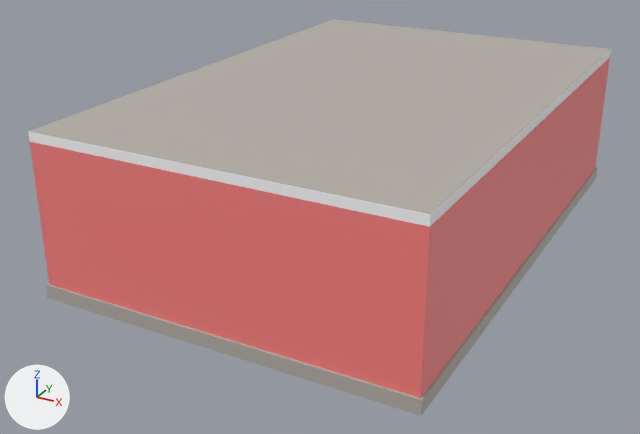
Renders of the FBX model Next-Level Sonics City/Assets/View/Resources/Tiles/ResidentialBuildingTile/Model/Base/SmallFloor.fbx from each side of a commit.
Both versions are drawn from a camera (50 mm lens) standing at (16.6, -34.3, 17.3) and looking at (-1.2, -1.9, 1.1). Arrows for +X, +Y and +Z are at lower left; the lights stay in place. Where no turn or scale is listed for an object, it has been applied to the vertices.

Objects in the first picture: 'SmallFloor'.
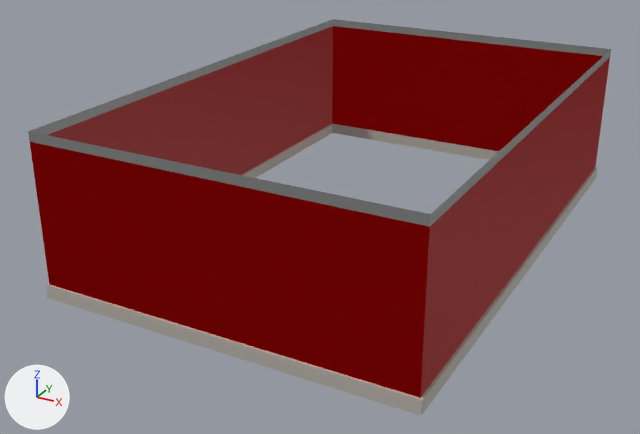
Where the newer file only moved an object's origin or applied its transform, the numbers keep the older frame.

What differs and where, as boxes [x1, y1, x2, y2] in the pictures (640 x 434 px):
```json
{"object": "SmallFloor", "change": "recoloured, reshaped", "before": [28, 19, 611, 416], "after": [28, 19, 611, 416], "on screen": "pink to red"}
{"object": "SmallFloor_LOD1", "change": "added", "after": [242, 124, 499, 178]}
{"part": 1, "of": "me_cube", "change": "deleted", "before": [29, 19, 611, 214]}
```

The change, as JSON lines over the scene's bpy script:
```json
{"op": "set", "path": "mat_housecolor.base_color", "old": "(0.961, 0.227, 0.219)", "new": "(1.0, 0.0, 0.0)", "note": "pink #fb8381 -> red #ff0000"}
{"block": "me_cube", "where": "me_cube.from_pydata(...)  # 20 vertices, 18 faces; spans x -8.1..8.1, y -12.1..12.1, z 0.0..7.0"}
{"block": "me_cube", "where": "# used by ob_smallfloor; location = (0.0, 0.0, 0.0)"}
{"block": "me_cube", "where": "# verts and faces of me_cube; kept vertices keep their numbers, new ones are numbered from 20"}
{"block": "me_cube", "where": "# before: 0 (8.0, 12.0, 7.0) at pixel (611, 49), 1 (8.1, 12.1, 0.0) at pixel (596, 177), 2 (8.0, -12.0, 7.0) at pixel (430, 214), 3 (8.1, -12.1, 0.0) at pixel (421, 415), 4 (-8.0, 12.0, 7.0) at pixel (332, 19)"}
{"block": "me_cube", "where": "# before: 5 (-8.1, 12.1, 0.0), 6 (-8.0, -12.0, 7.0) at pixel (28, 131), 7 (-8.1, -12.1, 0.0) at pixel (47, 297)"}
{"block": "me_cube", "change": "me_cube part 1"}
{"op": "add", "block": "me_cube", "code": "delete_faces([(0, 4, 6, 2), (1, 3, 7, 5)])"}
{"op": "add", "block": "me_cube_067", "code": ["me_cube_067 = bpy.data.meshes.new('Cube.067')", "me_cube_067.from_pydata([(8.0, 12.0, 7.0), (-8.0, -12.0, 0.0), (8.0, -12.0, 7.0), (8.0, 12.0, 0.0), (-8.0, 12.0, 7.0), (8.0, -12.0, 0.0), (-8.0, -12.0, 7.0), (-8.0, 12.0, 0.0), (-8.0, 12.0, 0.6), (8.0, -12.0, 0.6), (8.0, 12.0, 0.6), (-8.0, -12.0, 0.6), (-8.0, -12.0, 6.6), (8.0, 12.0, 6.6), (8.0, -12.0, 6.6), (-8.0, 12.0, 6.6)], [], [(14, 2, 6, 12), (12, 6, 4, 15), (13, 0, 2, 14), (15, 4, 0, 13), (8, 15, 13, 10), (10, 13, 14, 9), (11, 12, 15, 8), (9, 14, 12, 11), (8, 7, 1, 11), (5, 9, 11, 1), (5, 3, 10, 9), (7, 8, 10, 3)])", "for i in [*range(4, 8)]: me_cube_067.polygons[i].material_index = 1", "for i in [*range(0, 4)]: me_cube_067.polygons[i].material_index = 2", "me_cube_067.materials.append(mat_housebottom)  # grey #b7b1a8", "me_cube_067.materials.append(mat_housecolor)  # red #ff0000", "me_cube_067.materials.append(mat_woodpillar)  # white #ffffff"]}
{"op": "add", "block": "ob_smallfloor_lod1", "code": ["ob_smallfloor_lod1 = bpy.data.objects.new('SmallFloor_LOD1', me_cube_067)", "ob_smallfloor_lod1.location = (0.0, 0.0, 0.0)"]}
```
